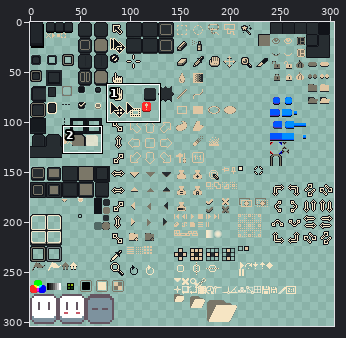
A sprite sheet gets an edit: sheet.png. Above, an overview of the earlier version with the close-up marked.
Close-up. Before the edit:
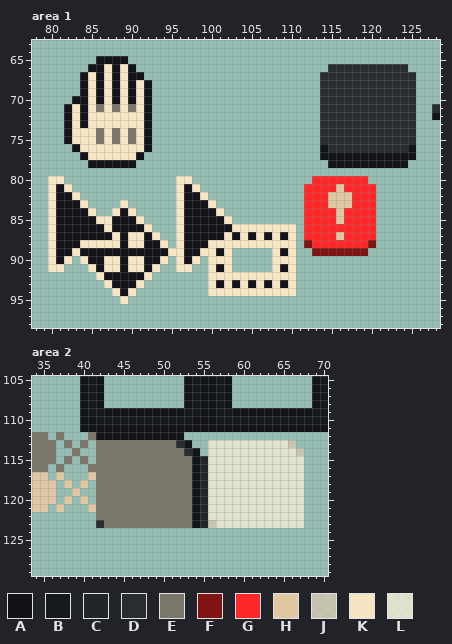
The file is 304x304 pixels. Pixels under 10% opacity are left out. Colours within 5 levels of each other are drawn and written as one. Shown: area 1: x 78..128, y 63..98; area 2: x 34..70, y 105..129. The commit also changed other parts of the picture, which this record leaves out.
Palette (. is transparent): A #111319  B #161a1f  C #21262b  D #272d31  E #7b7768  F #801414  G #ff2828  H #e0c6a3  J #d7c6afc0  K #f6e5c3  L #f9eed7c0
Pixels before, area 1, first column x 80:
65 ......AAAA.......................................
66 .....AAKAKA........................DDDDDDDDDD....
67 ....AKAKAKAA......................DDDDDDDDDDDD...
68 ....AKAKAKAKA.....................DDDDDDDDDDDD...
69 ....AKAKAKAKA.....................DDDDDDDDDDDD...
70 ...AAKAKAKAKA.....................DDDDDDDDDDDD...
71 ..AKAKEKEKEKA.....................DDDDDDDDDDDD..D
72 ..AKAKKKKKKKA.....................DDDDDDDDDDDD..A
73 ..AKAKKKKKKKA.....................DDDDDDDDDDDD...
74 ..AKKKEKEKEKA.....................DDDDDDDDDDDD...
75 ..AKKKEKEKEKA.....................DDDDDDDDDDDD...
76 ...AKKKKKKKKA.....................ADDDDDDDDDDA...
77 ....AKKKKKKA......................AAAAAAAAAAAA...
78 .....AAAAAA........................AAAAAAAAAA....
79 .................................................
80 KK..............KK...............GGGGGGG.........
81 KAK.............KAK.............GGGGHGGGG........
82 KAAK............KAAK............GGGHHHGGG........
83 KAAAK....K......KAAAK...........GGGHHHGGG........
84 KAAAAK..KAK.....KAAAAK..........GGGGHGGGG........
85 KAAAAAKKAAAK....KAAAAAK.........GGGGHGGGG........
86 KAAAAAAKAAAAK...KAAAAAAKKKKKKKK.GGGGGGGGG........
87 KAAAAAAAKAKKAK..KAAAAAKAKAKAKAK.GGGGHGGGG........
88 KAAAKKKKKAKKAAK.KAAAKKKKKKKKKKK.FGGGGGGGF........
89 KAAKAAAAAAAAAAAKKAAKKAK.....KAK..FFFFFFF.........
90 KAK.KAAKKAKKAAK.KAK.KKK.....KKK..................
91 KK...KAKKAKKAK..KK..KAK.....KAK..................
92 ......KAAAAAK.......KKKKKKKKKKK..................
93 .......KAAAK........KAKAKAKAKAK..................
94 ........KAK.........KKKKKKKKKKK..................
95 .........K.......................................
Pixels before, area 2, first column x 34:
105 ......ABA..........ABAABA..........AB
106 ......ABA..........ABAABA..........AB
107 ......ABA..........ABAABA..........AB
108 ......ABA..........ABAABA..........AB
109 ......ABBAAAAAAAAAABBAABBAAAAAAAAAABB
110 ......AABBBBBBBBBBBBAAABBBBBBBBBBBBBB
111 ......AAAAAAAAAAAAAAAAAAAAAAAAAAAAAAA
112 EE.E...EAAAAAAAAAAA..................
113 EEE.E.E.EEEEEEEEEEDA..LLLLLLLLLLJ....
114 EEE..E..EEEEEEEEEEEDA.LLLLLLLLLLLJ...
115 EEE.E.E.EEEEEEEEEEEEACLLLLLLLLLLLL...
116 EE.E...EEEEEEEEEEEEEACLLLLLLLLLLLL...
117 HH.H...HEEEEEEEEEEEEACLLLLLLLLLLLL...
118 HHH.H.H.EEEEEEEEEEEEACLLLLLLLLLLLL...
119 HHH..H..EEEEEEEEEEEEACLLLLLLLLLLLL...
120 HHH.H.H.EEEEEEEEEEEEACLLLLLLLLLLLL...
121 HH.H...HEEEEEEEEEEEEACLLLLLLLLLLLL...
122 ........EEEEEEEEEEEEACLLLLLLLLLLLL...
123 ........DEEEEEEEEEEEACJLLLLLLLLLLL...
New version:
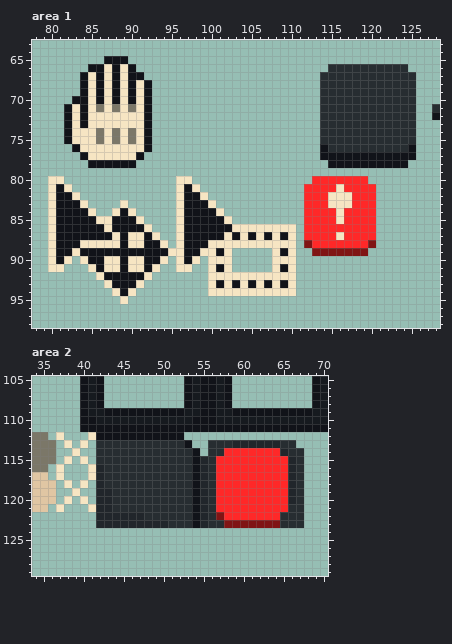
Diff:
Area 1:
y 65: x 86 A -> .
y 81: x 116 H -> K
y 82..83: x 115..117 HHH -> KKK
y 84..85: x 116 H -> K
y 87: x 116 H -> K
Area 2:
y 112: x 37 E -> K; x 41 E -> K
y 113: x 38 E -> K; x 40 E -> K; x 42..51 EEEEEEEEEE -> DDDDDDDDDD; x 56..66 LLLLLLLLLLJ -> DDDCCCCCCDD
y 114: x 39 E -> K; x 42..52 EEEEEEEEEEE -> DDDDDDDDDDD; x 56..67 LLLLLLLLLLLJ -> DDGGGGGGGCDD
y 115: x 38 E -> K; x 40 E -> K; x 42..53 EEEEEEEEEEEE -> DDDDDDDDDDDD; x 56..67 LLLLLLLLLLLL -> DGGGGGGGGGCD
y 116: x 37 E -> K; x 41..53 EEEEEEEEEEEEE -> KCDDDDDDDDDDD; x 56..67 LLLLLLLLLLLL -> DGGGGGGGGGCD
y 117: x 37 H -> K; x 41..53 HEEEEEEEEEEEE -> KCDDDDDDDDDDD; x 56..67 LLLLLLLLLLLL -> DGGGGGGGGGCD
y 118: x 38 H -> K; x 40 H -> K; x 42..53 EEEEEEEEEEEE -> CDDDDDDDDDDD; x 56..67 LLLLLLLLLLLL -> DGGGGGGGGGCD
y 119: x 39 H -> K; x 42..53 EEEEEEEEEEEE -> CCDDDDDDDDDD; x 56..67 LLLLLLLLLLLL -> DGGGGGGGGGCD
y 120: x 38 H -> K; x 40 H -> K; x 42..53 EEEEEEEEEEEE -> CCDDDDDDDDDD; x 56..67 LLLLLLLLLLLL -> DGGGGGGGGGCD
y 121: x 37 H -> K; x 41..53 HEEEEEEEEEEEE -> KCCDDDDDDDDDD; x 56..67 LLLLLLLLLLLL -> DGGGGGGGGGDD
y 122: x 42..53 EEEEEEEEEEEE -> CCCCCCDDDDDD; x 56..67 LLLLLLLLLLLL -> DFGGGGGGGDDD
y 123: x 42..53 DEEEEEEEEEEE -> CCCCCCCCCDDD; x 56..67 JLLLLLLLLLLL -> DDFFFFFFFDDD
